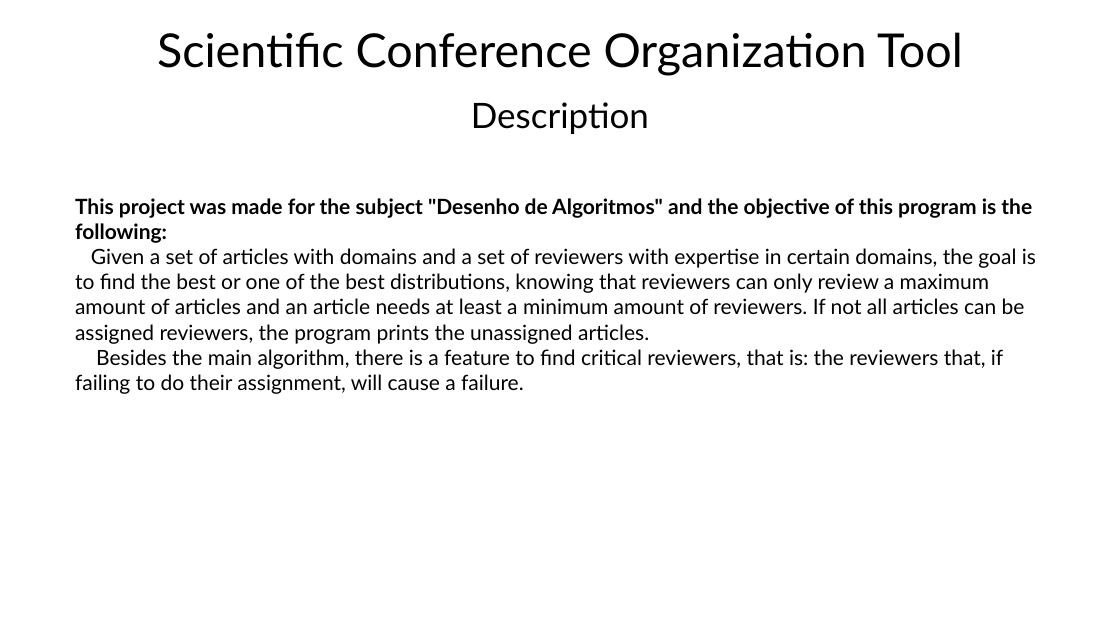
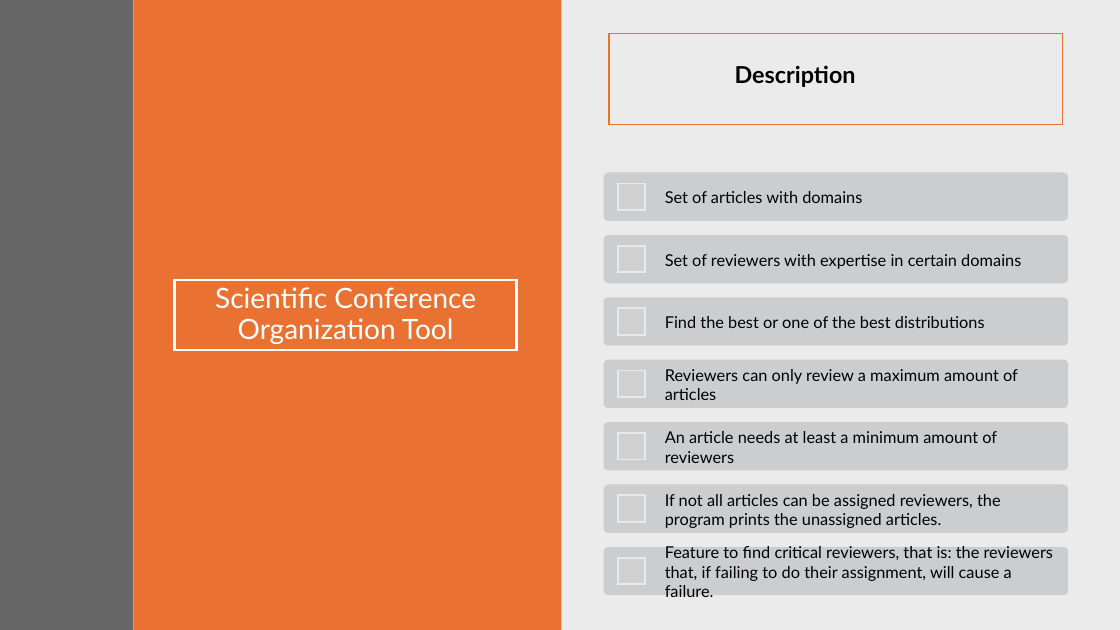
Before and after one commit to Tiago-Su/DA-s-project-1, a slide deck: slide 2 of Presentation.pptx (slide 1 before the commit). Drawn at 1120x630 pixels with LibreOffice and Linux fonts; fonts in the diff are those of the drawing; grey boxes stand for pictures. Boxes give left, top, right and bottom in pixels: in the first picture for what was removed or moved away, otherwise in the second. Text is boxed around its words. In the diff, an @@ line names an element or a change of style, - is before the commit and + after.

```diff
--- a/Presentation.pptx
+++ b/Presentation.pptx
@@ rectangle added at [0, 0, 134, 630], fill #404040 at 80% opacity @@
@@ rectangle added at [134, 0, 561, 630], fill #E97132 @@
@@ rectangle added at [560, 0, 1120, 630], fill #000000 at 8% opacity @@
@@ subtitle "Description": place and size @@
-subtitle "Description" at [471, 102, 649, 134]
+subtitle "Description" at [735, 65, 856, 87]
@@ subtitle "Description" at [735, 65, 856, 87]: size 30 to 20 pt, bold on; alignment centre to left @@
@@ rectangle added at [609, 34, 1063, 124], outline #E97132 1.5 pt @@
@@ text removed at [75, 198, 1036, 394] @@
-This project was made for the subject "Desenho de Algoritmos" and the objective of this program is the following:
-Given a set of articles with domains and a set of reviewers with expertise in certain domains, the goal is to find the best or one of the best distributions, knowing that reviewers can only review a maximum amount of articles and an article needs at least a minimum amount of reviewers. If not all articles can be assigned reviewers, the program prints the unassigned articles.
-Besides the main algorithm, there is a feature to find critical reviewers, that is: the reviewers that, if failing to do their assignment, will cause a failure.
@@ title "Scientific Conference Organization Tool": place and size @@
-title "Scientific Conference Organization Tool" at [157, 32, 963, 76]
+title "Scientific Conference Organization Tool" at [175, 281, 517, 350]
@@ title "Scientific Conference Organization Tool" at [175, 281, 517, 350]: size 40 to 24 pt, text colour #000000 to #FFFFFF; vertical alignment bottom to middle; outline none to #FFFFFF 2 pt @@
@@ group added at [604, 172, 1069, 597]: 7 rounded rectangles, 7 pictures, 7 texts @@
+Set of articles with domains
+Set of reviewers with expertise in certain domains
+Find the best or one of the best distributions
+Reviewers can only review a maximum amount of articles
+An article needs at least a minimum amount of reviewers
+If not all articles can be assigned reviewers, the program prints the unassigned articles.
+Feature to find critical reviewers, that is: the reviewers that, if failing to do their assignment, will cause a failure.
```
Also in this commit, not shown: 26 other slides changed, 7 slides added.
